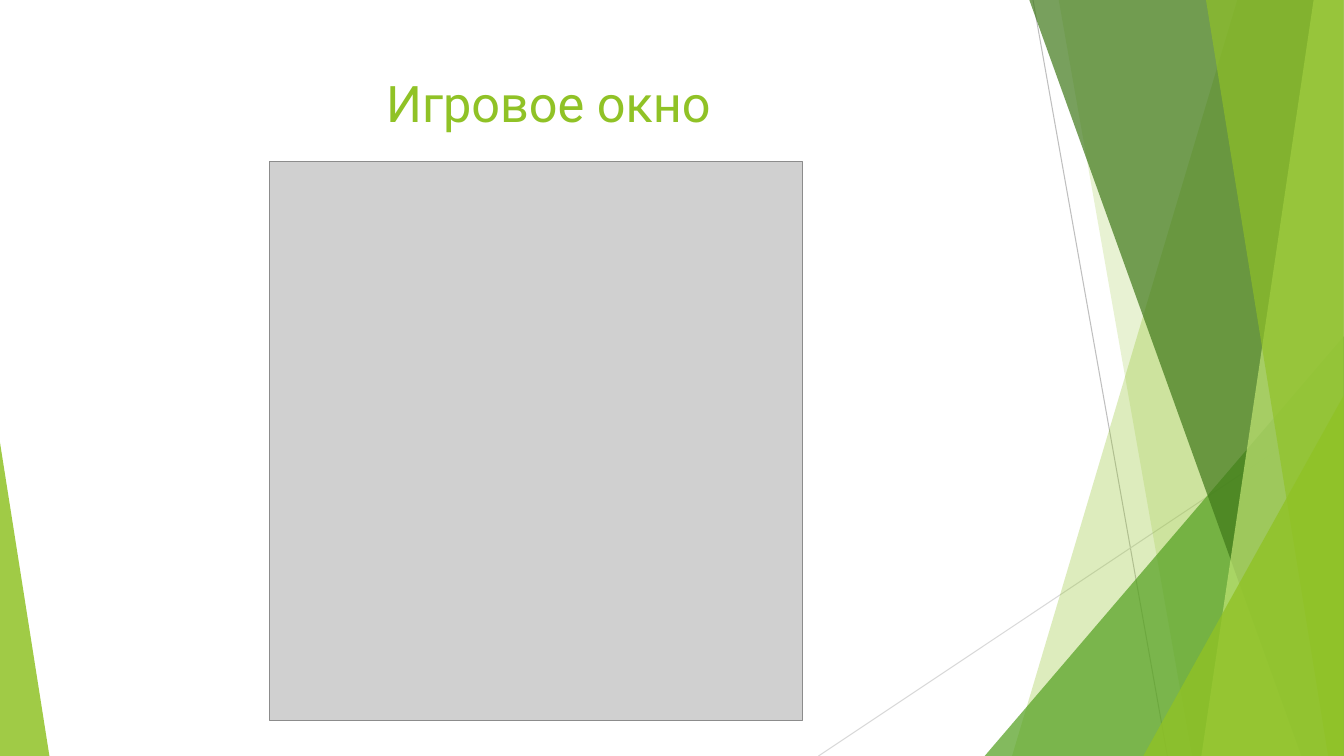
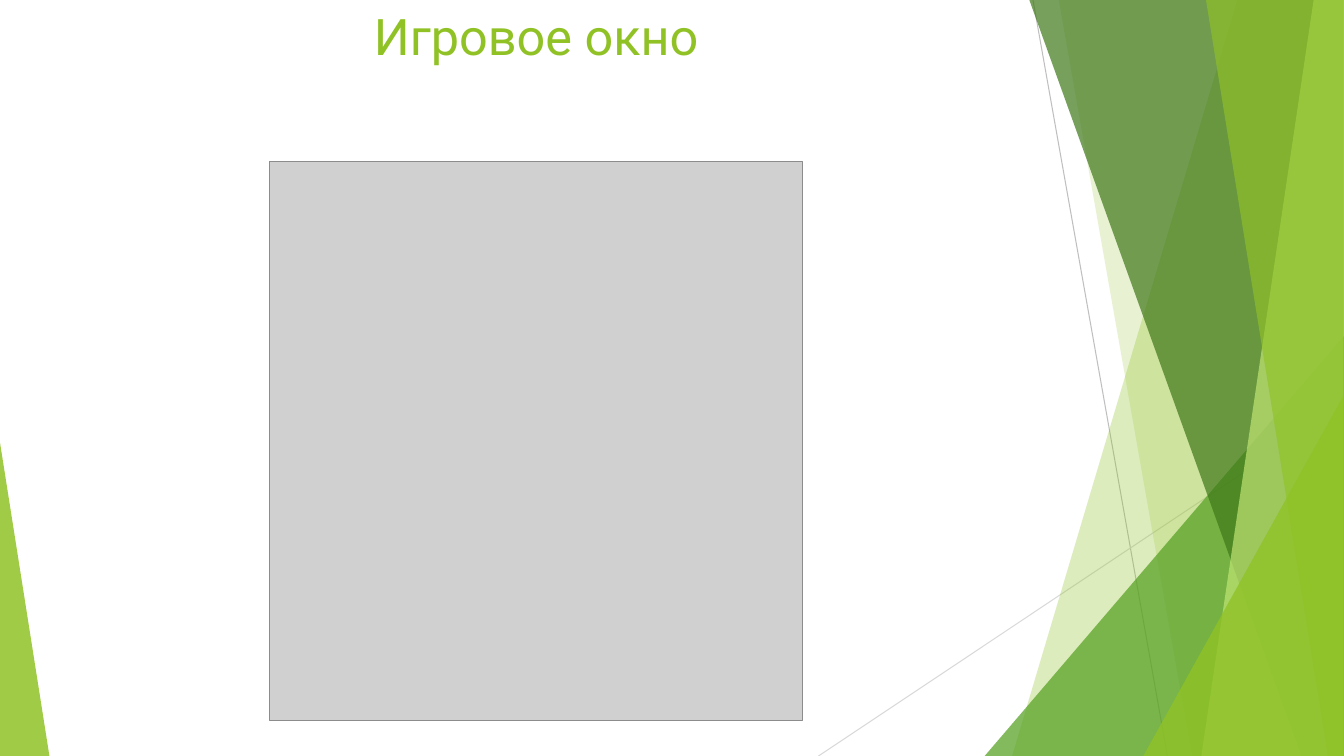
Before and after one commit to daze7/Tanks, a slide deck: slide 3 of Защита проекта.pptx (slide 4 before the commit). Drawn at 1344x756 pixels with LibreOffice and Linux fonts; fonts in the diff are those of the drawing; grey boxes stand for pictures. Boxes give left, top, right and bottom in pixels: in the first picture for what was removed or moved away, otherwise in the second. Text is boxed around its words. In the diff, an @@ line names an element or a change of style, - is before the commit and + after.

```diff
--- a/Защита проекта.pptx
+++ b/Защита проекта.pptx
@@ title "Игровое окно": place and size @@
-title "Игровое окно" at bbox=[386, 86, 711, 133]
+title "Игровое окно" at bbox=[374, 19, 699, 66]
```
Also in this commit, not shown: 1 other slide changed, 1 slide removed, 4 other files.
